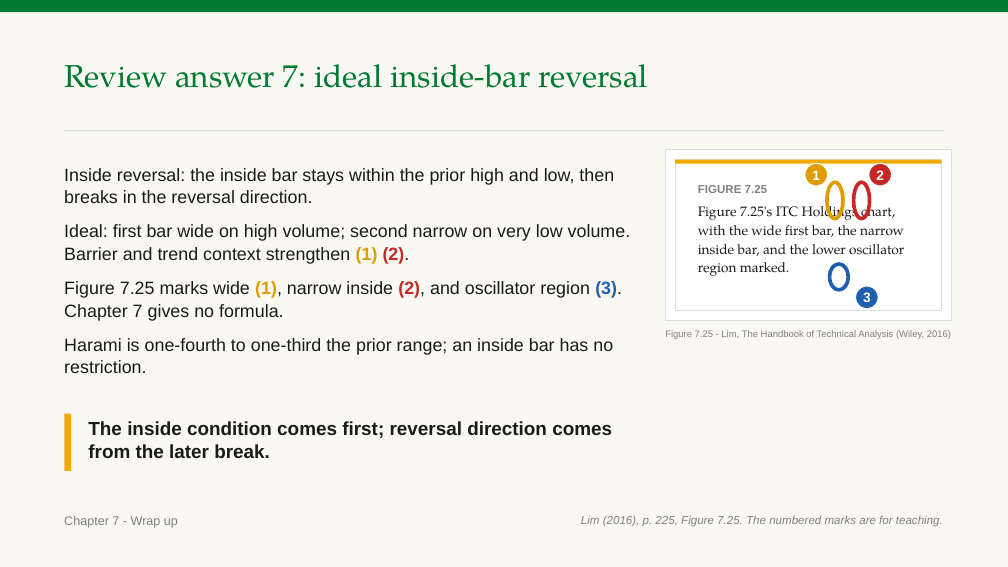
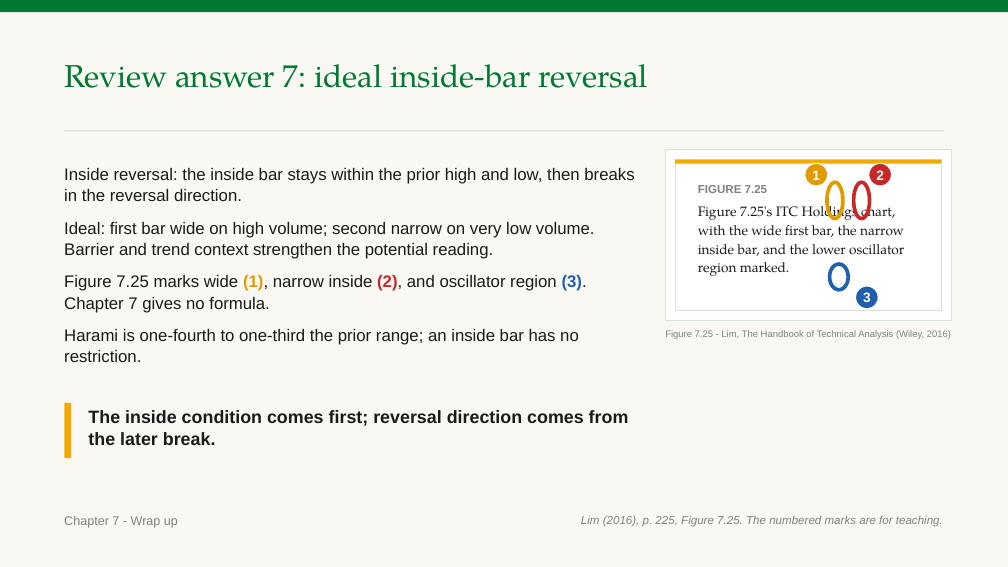
Before and after one commit to benjiesotelo-sudo/Telos_FIN1209, a slide deck: slide 34 of chapter-07/FIN1209-Chapter-07.pptx (slide 33 before the commit). Drawn at 1008x567 pixels with LibreOffice and Linux fonts; fonts in the diff are those of the drawing. Boxes give left, top, right and bottom in pixels: in the first picture for what was removed or moved away, otherwise in the second. Text is boxed around its words. In the diff, an @@ line names an element or a change of style, - is before the commit and + after.

Commit message:
Fix Chapter 7 volatility breakout teaching marks

```diff
--- a/chapter-07/FIN1209-Chapter-07.pptx
+++ b/chapter-07/FIN1209-Chapter-07.pptx
@@ text at (x1=64, y1=168, x2=634, y2=362): size 17 to 16 pt in "Inside reversal: the inside bar stays within ...", "Figure 7.25 marks wide (1), narrow inside ...", "Harami is one-fourth to one-third the prior ..." @@
@@ text at (x1=64, y1=222, x2=595, y2=259): text changed; size 17 to 16 pt @@
-Ideal: first bar wide on high volume; second narrow on very low volume. Barrier and trend context strengthen (1) (2).
+Ideal: first bar wide on high volume; second narrow on very low volume. Barrier and trend context strengthen the potential reading.
@@ rectangle moved from (x1=64, y1=414, x2=71, y2=471) to (x1=64, y1=403, x2=71, y2=458) @@
@@ text "The inside condition comes first; ..." moved from (x1=88, y1=421, x2=612, y2=458) to (x1=88, y1=410, x2=629, y2=445) @@
@@ text "The inside condition comes first; ..." at (x1=88, y1=410, x2=629, y2=445): size 18 to 17 pt @@
```
Also in this commit, not shown: 10 other slides changed, 1 slide added, 2 other files.
